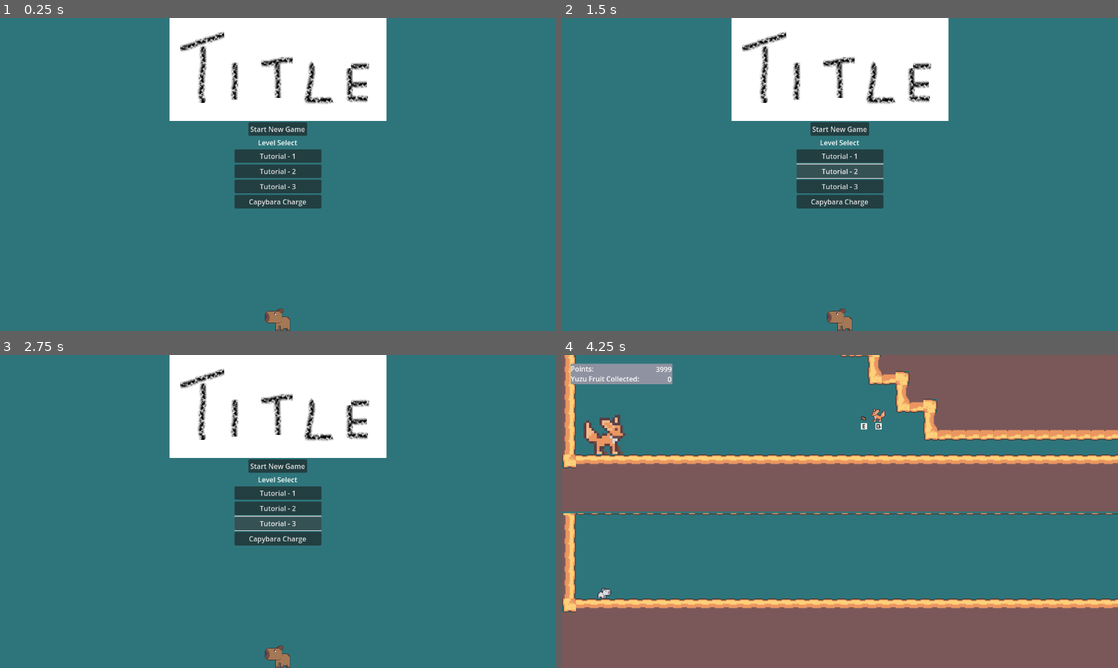
Above: before the commit, frames 1-4 (two rows, left to right).
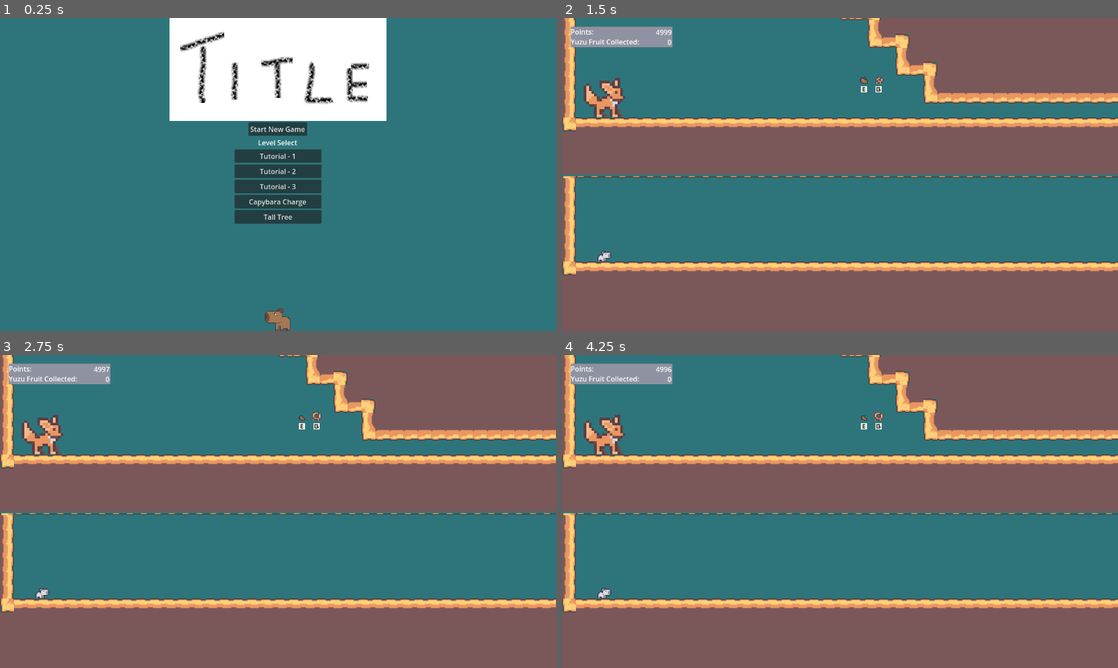
Above: after the commit, the same moments.

Repository: lhoffl/gmtk2024
Game: Godot game, scene res://transference/main_menu.tscn
The game is run twice, just before and just after one commit, with the same random seed, the same clock (stepped at 60 frames per second) and the same inputs.
Inputs (mouse positions are in pixels of both pictures, inside the frame that each line leads up to):
- Up to frame 1 (0.25 s): no input
- Up to frame 2 (1.5 s): click "Tutorial - 1" at 0.5 s; click (840, 171) at 1.25 s, where only the run before the commit has a clickable "Tutorial - 2"
- Up to frame 3 (2.75 s): click (278, 524) at 2 s, where only the run before the commit has a clickable "Tutorial - 3"
- Up to frame 4 (4.25 s): click (840, 539) at 2.75 s, where only the run before the commit has a clickable "Capybara Charge"; click (840, 464) at 3.5 s, where only the run before the commit has a clickable "Start New Game"

The runs differ from the first frame. In frame 1, 0.7% of the frame differs, in the area x 42-58%, y 61-66%; in frame 2, 66%; in frame 3, 66%, in the area x 0-100%, y 0-100%; in frame 4, less than 0.1%.
Error before the commit: Invalid operands 'String' and 'int' in operator '+'. (res://transference/main_menu.gd:64)

Commit message:
Level select fix

Diff:
--- a/transference/main_menu.gd
+++ b/transference/main_menu.gd
@@ -5,7 +5,8 @@
 	"Tutorial - 1": "tutorial_level_1",
 	"Tutorial - 2": "tutorial_level_2",
 	"Tutorial - 3": "tutorial_level_3",
-	"Capybara Charge": "level_capybara_charge"
+	"Capybara Charge": "level_capybara_charge",
+	"Tall Tree": "level_tall_tree"
 	}
 @onready var main_menu_state = MAIN_MENU_STATES.MAIN_MENU
 @onready var _world : CapyWorld = $World
@@ -58,7 +59,7 @@
 	level_index = levels.keys().find(x)
 	_world.time_score = (levels.size() - level_index) * 1000
 	_world.yuzu_count = 0
-	load_level(level_index)
+	load_level(levels[x])
 
 func load_level(level_scene_name):
 	print_debug("attempting to load " + level_scene_name)
